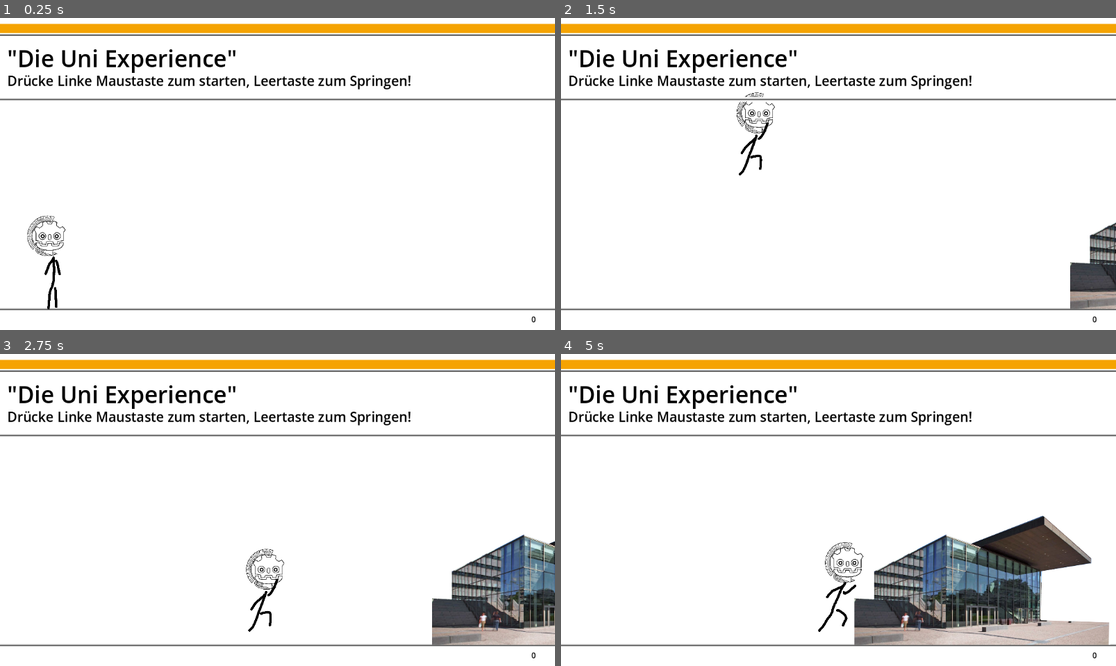
Above: before the commit, frames 1-4 (two rows, left to right).
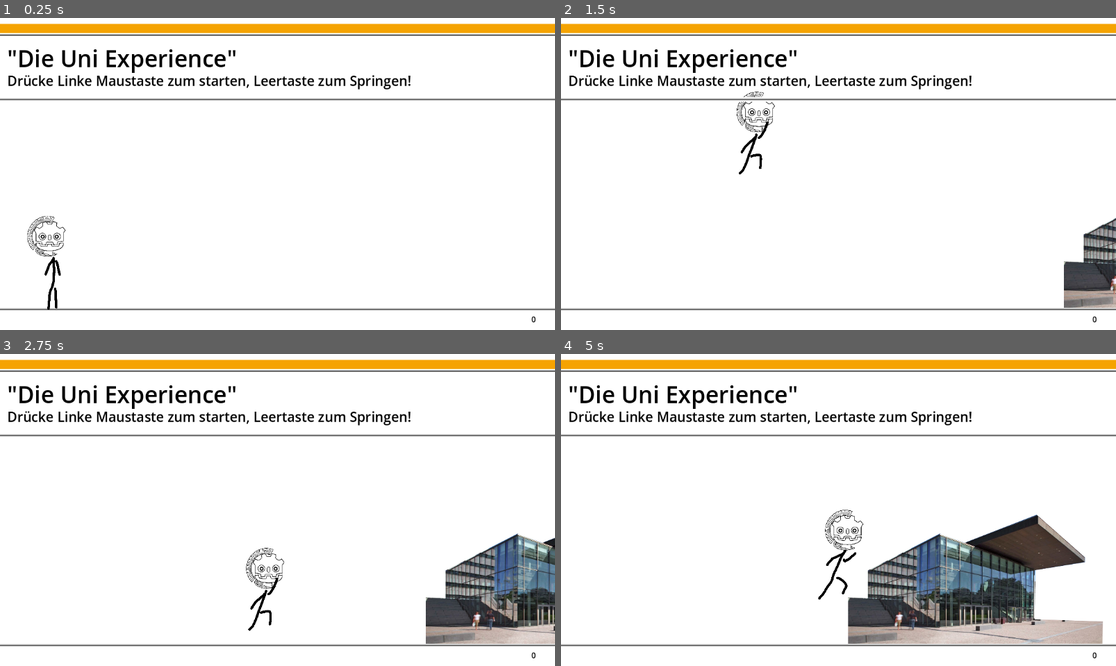
Above: after the commit, the same moments.

Repository: Mineorbit/Godot-Tutorial-Ophase
Game: Godot game, scene res://main.tscn
Two runs of this game, one before a commit and one after it. Both use one fixed random seed, a clock stepped at 60 frames per second and the inputs below.
Inputs (mouse positions are in pixels of both pictures, inside the frame that each line leads up to):
- Up to frame 1 (0.25 s): no input
- Up to frame 2 (1.5 s): move the mouse to (960, 158) at 0.52 s; click (960, 158) at 0.6 s; tap Space (jump) at 0.77 s; move the mouse to (727, 189) at 1.27 s; click (727, 189) at 1.35 s
- Up to frame 3 (2.75 s): tap Space (jump) at 1.52 s; move the mouse to (333, 441) at 2.02 s; click (333, 441) at 2.1 s
- Up to frame 4 (5 s): move the mouse to (810, 572) at 2.77 s; click (810, 572) at 2.85 s; tap Space (jump) at 3.02, 3.77, 4.52 s; move the mouse to (1005, 556) at 3.52 s; click (1005, 556) at 3.6 s; move the mouse to (672, 463) at 4.27 s; click (672, 463) at 4.35 s

The runs differ from the first frame. In frame 1, 0.3% of the frame differs, in the area x 4-12%, y 63-94%; in frame 2, 1.3%; in frame 3, 3.8%; in frame 4, 6.6%, in the area x 46-99%, y 49-94%.

Commit message:
more done

Diff:
--- a/GameManager.gd
+++ b/GameManager.gd
@@ -1,13 +1,26 @@
 extends Node2D
 
 @onready var level = $Env/Level
+@onready var env = $Env
+@onready var player = $Env/Entities/Player
+@onready var gameOver = load("res://GameOver.tscn").instantiate()
 var game_started = false
+
+
 func start_game():
 	if game_started:
 		return
 	game_started = true
 	level.scrolling = true
+	env.remove_child(gameOver)
 
+
+func GameOver():
+	print("GAMEOVER")
+	level.scrolling = false
+	player.position = Vector2(110,510)
+	env.add_child(gameOver)
+	game_started = false
 
 
 func _process(delta):
--- /dev/null
+++ b/GameOver.tscn
@@ -0,0 +1,20 @@
+[gd_scene load_steps=3 format=3 uid="uid://dc4witsqaprbk"]
+
+[sub_resource type="SystemFont" id="SystemFont_vu1sc"]
+font_names = PackedStringArray("Tahoma")
+
+[sub_resource type="LabelSettings" id="LabelSettings_b1rj8"]
+font = SubResource("SystemFont_vu1sc")
+font_size = 48
+font_color = Color(0, 0, 0, 1)
+
+[node name="GameOver" type="Label"]
+offset_left = 2.0
+offset_top = -1.0
+offset_right = 1153.0
+offset_bottom = 647.0
+text = "Game Over
+Drücke linke Maustaste um neu zustarten!"
+label_settings = SubResource("LabelSettings_b1rj8")
+horizontal_alignment = 1
+vertical_alignment = 1
--- /dev/null
+++ b/Killzone.gd
@@ -0,0 +1,9 @@
+extends Area2D
+
+@export_node_path("Node2D") var mainPath
+
+@onready var main = get_node(mainPath)
+
+func on_body_entered(body):
+	if body is CharacterBody2D:
+		main.GameOver()
--- /dev/null
+++ b/Killzone.tscn
@@ -0,0 +1,15 @@
+[gd_scene load_steps=3 format=3 uid="uid://28lqpyeios4f"]
+
+[ext_resource type="Script" path="res://Killzone.gd" id="1_q1a1a"]
+
+[sub_resource type="RectangleShape2D" id="RectangleShape2D_mj03c"]
+size = Vector2(20, 619)
+
+[node name="Killzone" type="Area2D"]
+script = ExtResource("1_q1a1a")
+
+[node name="CollisionShape2D" type="CollisionShape2D" parent="."]
+position = Vector2(0, 299.5)
+shape = SubResource("RectangleShape2D_mj03c")
+
+[connection signal="body_entered" from="." to="." method="on_body_entered"]
--- a/Level.gd
+++ b/Level.gd
@@ -9,3 +9,5 @@
 	if(scrolling):
 		constant_linear_velocity = -Vector2.RIGHT * scroll_speed
 		global_position -= Vector2.RIGHT * scroll_speed * delta
+	else:
+		global_position = Vector2.ZERO
--- a/Player.gd
+++ b/Player.gd
@@ -8,6 +8,8 @@
 @onready var level = get_node(levelPath)
 
 @onready var model = $Model
+var last_dif = 0
+var speed = 0
 
 
 func _physics_process(delta):
@@ -20,11 +22,19 @@
 			vertical_velocity = -1
 		if(contact):
 			motion_mode = CharacterBody2D.MOTION_MODE_GROUNDED
-			model.set_animation(1)
 		# TUTORIAL CODE
-
+		speed = ((position.x - level.position.x) - last_dif)/delta
+		last_dif = (position.x - level.position.x)
+		print(speed)
+		if(contact):
+			if(speed > 5):
+				model.set_animation(1)
+			else:
+				model.set_animation(0)
 		if Input.is_action_just_pressed("jump") and contact:
 			jump()
+	else:
+		model.set_animation(0)
 
 
 
--- a/main.tscn
+++ b/main.tscn
@@ -9,6 +9,7 @@
 [ext_resource type="PackedScene" uid="uid://d4fliw207y41t" path="res://AtheneKarte.tscn" id="6_fxccu"]
 [ext_resource type="PackedScene" uid="uid://cstnfb4nk2jhc" path="res://Hochschulstadion.tscn" id="7_7ufch"]
 [ext_resource type="PackedScene" uid="uid://dqim3lxjhla31" path="res://Parkhaus.tscn" id="8_808jq"]
+[ext_resource type="PackedScene" uid="uid://28lqpyeios4f" path="res://Killzone.tscn" id="10_3mfbs"]
 
 [sub_resource type="Environment" id="Environment_33fg1"]
 background_mode = 3
@@ -130,7 +131,7 @@
 [node name="Entities" type="Node2D" parent="Env"]
 
 [node name="Player" parent="Env/Entities" instance=ExtResource("3_eumpb")]
-position = Vector2(110, 509)
+position = Vector2(110, 510)
 levelPath = NodePath("../../Level")
 
 [node name="LowerBorder2" type="Sprite2D" parent="Env"]
@@ -155,3 +156,11 @@
 text = "Drücke Linke Maustaste zum starten, Leertaste zum Springen!"
 label_settings = SubResource("LabelSettings_jp22b")
 vertical_alignment = 1
+
+[node name="Killzone" parent="Env" instance=ExtResource("10_3mfbs")]
+mainPath = NodePath("../..")
+
+[node name="Killzone2" parent="Env" instance=ExtResource("10_3mfbs")]
+position = Vector2(584, 672)
+scale = Vector2(63.32, 0.12)
+mainPath = NodePath("../..")
Not shown: 1 places in main.tscn that only renumber resources
Not shown, added: KilF7A2.tmp
